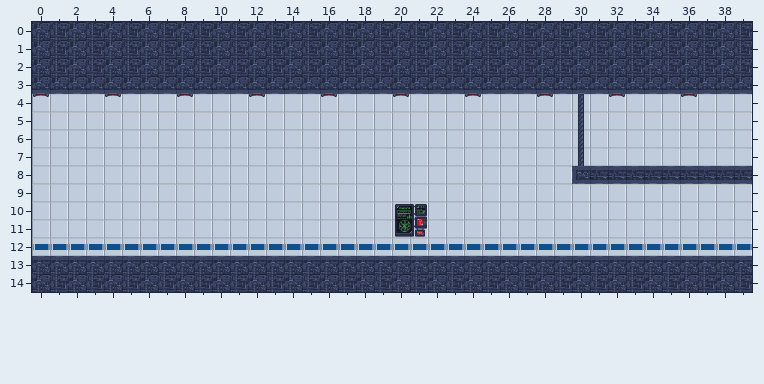
Level history. Tiled map: src/assets/json/levels/level4.tmx. That is the earlier state.
Cells are 32x32 px. Shown: x 0..39, y 0..14.
New version:
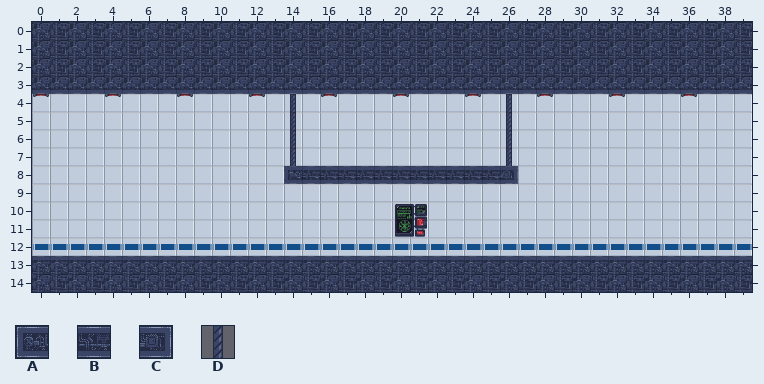
Key: from "tileset": A 31, B 32, C 33, D 166.
_ is an empty cell.
Edits made:
Layer "ground":
y 4..7: x 14 _ -> D; x 26 _ -> D; x 30 D -> _
Layer "platforms":
y 8: x 14..26 _____________ -> ABBBBBBBBBBBC; x 30..39 ABBBBBBBBB -> __________
